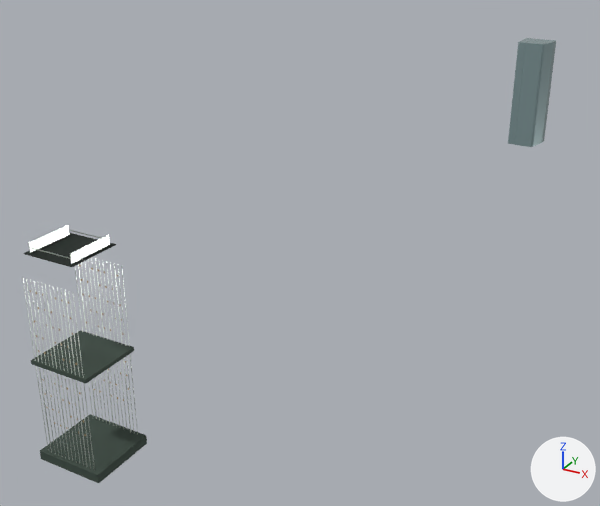
Two versions of the Blender file landmarks/assets/venture-capital.blend, one commit apart.
One viewpoint serves both versions: a 50 mm lens placed at (388.0, -1647.0, 474.0), pointed at (-136.0, -695.0, -2.0). Arrows for +X, +Y and +Z are at lower right; the lights stay in place. The older version comes first.

The first picture shows 'crown_frame', 'envelope', 'fins', 'podium', 'refuge_belt', 'roof_deck' and 1 more.
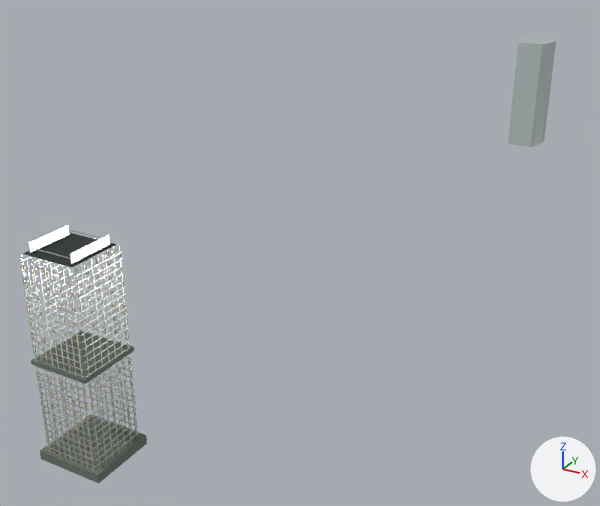
Boxes [x1, y1, x2, y2] around the edits, measured in the pictures (600 x 506 px):
'fins', reshaped (11% taller): before [22, 258, 138, 470]; after [20, 234, 137, 470]
'floor_bands', added: after [19, 248, 139, 467]
'podium', recoloured (greyish green to grey): [40, 414, 147, 483] in both
'envelope', recoloured (grey to light grey): [508, 38, 556, 147] in both
'refuge_belt', recoloured (greyish green to grey): [31, 330, 134, 383] in both
part 1 of me_fins, rebuilt (13% wider, 16% taller): before [72, 292, 94, 465]; after [69, 270, 94, 470]
part 2 of me_fins, rebuilt (13% wider, 12% taller): before [73, 295, 95, 470]; after [68, 270, 93, 467]
part 3 of me_fins, rebuilt (8% wider, 10% taller): before [68, 291, 91, 469]; after [63, 270, 88, 466]
part 4 of me_fins, rebuilt (not visible before): after [62, 268, 88, 468]
part 5 of me_fins, rebuilt (not visible afterwards): before [69, 294, 91, 467]
part 6 of me_fins, rebuilt (12% wider, 13% taller): before [64, 292, 87, 467]; after [56, 267, 82, 465]
part 7 of me_fins, rebuilt (not visible before): after [57, 269, 82, 461]
part 8 of me_fins, rebuilt (not visible afterwards): before [64, 290, 87, 466]
part 9 of me_fins, rebuilt (17% wider, 16% taller): before [61, 294, 83, 460]; after [50, 266, 76, 459]
part 10 of me_fins, rebuilt (not visible before): after [50, 265, 77, 463]
part 11 of me_fins, deleted: before [22, 260, 138, 466]
part 12 of me_fins, built on (mostly hidden before): before [81, 258, 114, 426]; after [20, 234, 137, 468]

The change, as a list of edits to the scene's bpy script:
```text
Change mat_glass:
    mat_glass.base_color: (0.27, 0.381, 0.392) -> (0.558, 0.644, 0.631)  # grey #8ea6a8 -> light grey #c5d2d0
Change mat_stone:
    mat_stone.base_color: (0.0452, 0.0704, 0.0545) -> (0.153, 0.175, 0.15)  # greyish green #3c4b42 -> grey #6d746c
Change me_fins:
    used by ob_fins; location = (0.0, 0.0, 0.0)
    remove me_fins.from_pydata(...)  # 672 vertices, 168 faces; spans x -108.0..-52.0, y -1218.0..-1158.0, z 1.0..182.0
    add me_fins.from_pydata(...)  # 768 vertices, 192 faces; spans x -110.0..-50.0, y -1218.0..-1158.0, z 0.0..201.0
    me_fins part 1: the loose piece of 4 vertices spanning x -53.0, y -1218.0, z 1.0..182.0 is rebuilt with 4 vertices and now spans x -54.0, y -1218.0..-1217.0, z 0.0..201.0
    me_fins part 2: the loose piece of 4 vertices spanning x -53.0, y -1218.0..-1217.0, z 1.0..182.0 is rebuilt with 4 vertices and now spans x -55.0..-54.0, y -1218.0, z 0.0..201.0
    me_fins part 3: the loose piece of 4 vertices spanning x -57.0, y -1218.0, z 1.0..182.0 is rebuilt with 4 vertices and now spans x -61.0, y -1218.0..-1217.0, z 0.0..201.0
    me_fins part 4: the loose piece of 4 vertices spanning x -57.0, y -1217.0, z 1.0..182.0 is rebuilt with 4 vertices and now spans x -61.0, y -1218.0, z 0.0..201.0
    me_fins part 5: the loose piece of 4 vertices spanning x -57.0, y -1218.0..-1217.0, z 1.0..182.0 is rebuilt with 4 vertices and now spans x -61.0, y -1218.0..-1217.0, z 0.0..201.0
    me_fins part 6: the loose piece of 4 vertices spanning x -62.0..-61.0, y -1218.0, z 1.0..182.0 is rebuilt with 4 vertices and now spans x -68.0..-67.0, y -1218.0, z 0.0..201.0
    me_fins part 7: the loose piece of 4 vertices spanning x -62.0, y -1218.0..-1217.0, z 1.0..182.0 is rebuilt with 4 vertices and now spans x -67.0, y -1218.0..-1217.0, z 0.0..201.0
    me_fins part 8: the loose piece of 4 vertices spanning x -61.0, y -1218.0..-1217.0, z 1.0..182.0 is rebuilt with 4 vertices and now spans x -68.0, y -1218.0..-1217.0, z 0.0..201.0
    me_fins part 9: the loose piece of 4 vertices spanning x -66.0, y -1217.0, z 1.0..182.0 is rebuilt with 4 vertices and now spans x -74.0, y -1217.0, z 0.0..201.0
    me_fins part 10: the loose piece of 4 vertices spanning x -66.0, y -1217.0, z 1.0..182.0 is rebuilt with 4 vertices and now spans x -74.0, y -1217.0, z 0.0..201.0
    me_fins part 11: 117 loose pieces with 468 vertices, spanning x -108.0..-52.0, y -1218.0..-1158.0, z 1.0..182.0, are deleted
    me_fins part 12: 64 vertices removed from x -99.0..-82.0, y -1159.0..-1158.0, z 1.0..182.0; 628 vertices added at x -110.0..-50.0, y -1217.0..-1158.0, z 0.0..201.0
    other edits to the shape of me_fins do not show in these pictures
Add me_floor_bands:
    me_floor_bands.from_pydata(...)  # 2880 vertices, 720 faces; spans x -110.0..-50.0, y -1217.0..-1159.0, z 6.0..195.0
    me_floor_bands.materials.append(mat_metal)  # light grey #d5ddd6
Add ob_floor_bands:
    ob_floor_bands = bpy.data.objects.new('floor_bands', me_floor_bands)
    ob_floor_bands.location = (0.0, 0.0, 0.0)
```
